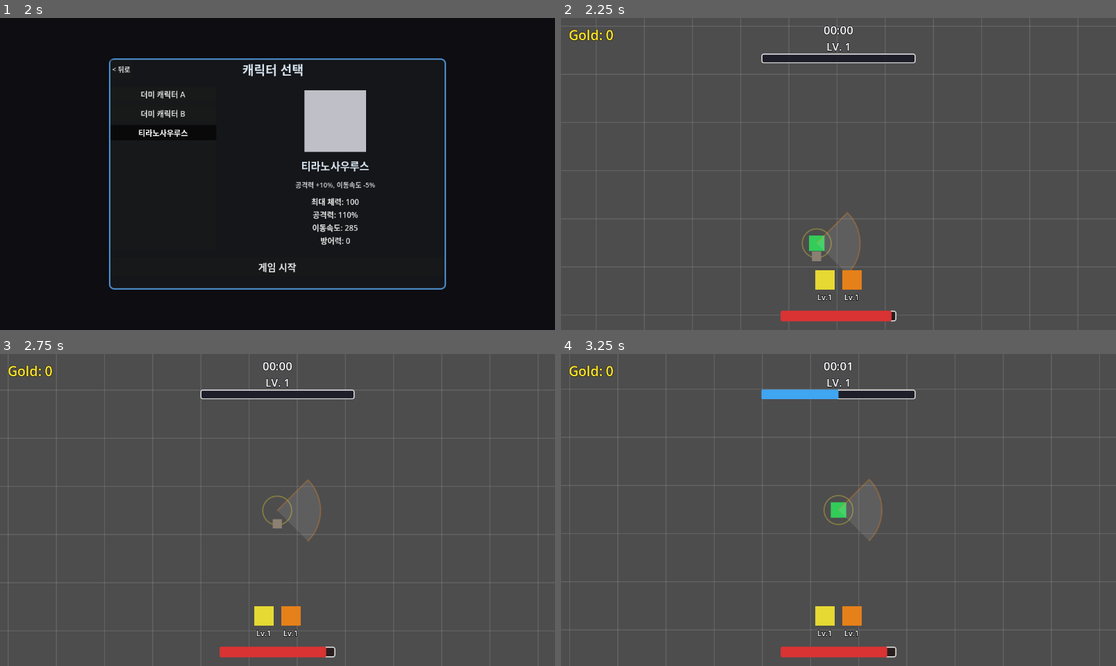
Above: before the commit, frames 1-4 (two rows, left to right).
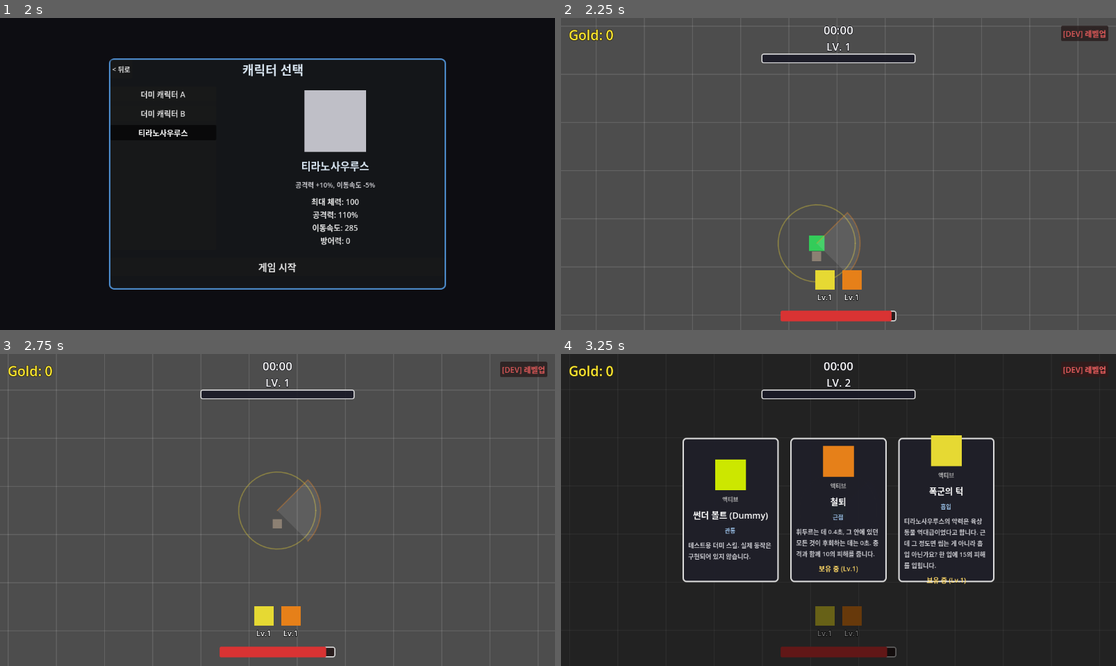
Above: after the commit, the same moments.

Repository: seunnna7/DinoSurvivor
Game: Godot game, scene res://scenes/main/MainMenu.tscn
Two runs of this game, one before a commit and one after it. Both use one fixed random seed, a clock stepped at 60 frames per second and the inputs below.
Inputs (mouse positions are in pixels of both pictures, inside the frame that each line leads up to):
- Up to frame 1 (2 s): click "게임 시작" at 0.5 s; click "티라노사우루스" at 1.25 s
- Up to frame 2 (2.25 s): click "게임 시작" at 2 s
- Up to frame 3 (2.75 s): no input
- Up to frame 4 (3.25 s): click (1082, 369) at 2.75 s, where only the run after the commit has a clickable "[DEV] 레벨업"

Frame 1 is identical in both runs. In frame 2, 0.6% of the frame differs, in the area x 39-99%, y 2-85%; in frame 3, 0.6%; in frame 4, 99%, in the area x 0-100%, y 0-100%.

Commit message:
진화 메커니즘 추가, 만렙 개념 조정, 개발자 도구 추가

Diff:
--- /dev/null
+++ b/dino-survivor-develop/autoload/dev_tools.gd
@@ -0,0 +1,29 @@
+extends CanvasLayer
+## 개발자 전용 디버그 오버레이. 배포(release) 빌드에서는 자동으로 비활성화됩니다.
+## 다른 어떤 파일도 이 노드를 참조하지 않으므로, 이 파일과 project.godot의
+## Autoload 등록 한 줄만 지우면 프로젝트 구조에 아무 영향 없이 완전히 제거됩니다.
+
+var _level_up_button: Button
+
+func _ready() -> void:
+	if not OS.is_debug_build():
+		queue_free()
+		return
+	process_mode = Node.PROCESS_MODE_ALWAYS
+	layer = 100
+
+	_level_up_button = Button.new()
+	_level_up_button.text = "[DEV] 레벨업"
+	_level_up_button.modulate = Color(1, 0.4, 0.4, 1)
+	_level_up_button.process_mode = Node.PROCESS_MODE_ALWAYS
+	_level_up_button.pressed.connect(_on_level_up_pressed)
+	add_child(_level_up_button)
+	_level_up_button.set_anchors_and_offsets_preset(Control.PRESET_TOP_RIGHT, Control.PRESET_MODE_MINSIZE, 16)
+
+## 런(게임 플레이) 화면에서만 보이도록 매 프레임 player 그룹 존재 여부로 토글
+func _process(_delta: float) -> void:
+	_level_up_button.visible = get_tree().get_first_node_in_group("player") != null
+
+## RunState.add_experience()만 호출 — is_game_over 가드 등 기존 레벨업 로직을 그대로 탑니다.
+func _on_level_up_pressed() -> void:
+	RunState.add_experience(RunState.xp_to_next_level())
--- a/dino-survivor-develop/autoload/run_state.gd
+++ b/dino-survivor-develop/autoload/run_state.gd
@@ -6,6 +6,8 @@
 signal leveled_up(new_level: int)                          ## 레벨업 UI가 이 신호를 받아 카드 팝업을 띄움
 signal skill_acquired(data: SkillData)                      ## 스킬 신규 획득 (Lv.1) — HUD가 슬롯을 새로 추가
 signal skill_leveled_up(data: SkillData, new_level: int)    ## 이미 보유한 스킬 레벨업 — HUD가 레벨 텍스트만 갱신
+signal skill_removed(id: StringName)                        ## 진화로 베이스 스킬이 슬롯에서 사라질 때 — HUD가 슬롯 제거
+signal evolution_ready(base_data: SkillData)                ## 스킬이 만렙+진화 옵션 보유 상태가 됐을 때 — EvolutionChoiceUI가 선택 팝업을 띄움
 signal gold_changed(new_total: int)                         ## 골드 HUD가 이 신호를 받아 숫자를 갱신
 signal experience_changed(current: int, needed: int)        ## 레벨/경험치 HUD가 이 신호를 받아 게이지 바를 갱신
 
@@ -21,6 +23,7 @@
 var skill_levels: Dictionary = {}         ## StringName(스킬 id) -> int(레벨)
 
 var is_game_over: bool = false  ## true인 동안 레벨업 카드 팝업 등 다른 일시정지 UI가 뜨지 않도록 막는 용도
+var has_pending_evolution: bool = false  ## 진화 선택 UI가 떠 있는 동안 true — 레벨업 카드가 뒤이어 일시정지를 풀지 않도록 막는 가드
 
 func reset_run() -> void:
 	elapsed_time = 0.0
@@ -30,6 +33,7 @@
 	owned_skills.clear()
 	skill_levels.clear()
 	is_game_over = false
+	has_pending_evolution = false
 
 ## 경험치 젬 등에서 호출. 임계값을 넘으면 레벨업하고 leveled_up을 emit합니다.
 ## 한 번에 여러 레벨을 넘을 수도 있어 while로 처리합니다.
@@ -60,6 +64,15 @@
 func skill_level(id: StringName) -> int:
 	return skill_levels.get(id, 0)
 
+## 진화 등으로 베이스 스킬이 슬롯에서 사라질 때 호출. skill_removed를 emit해 HUD 슬롯도 정리합니다.
+func remove_skill(id: StringName) -> void:
+	skill_levels.erase(id)
+	for i in range(owned_skills.size()):
+		if owned_skills[i].id == id:
+			owned_skills.remove_at(i)
+			break
+	skill_removed.emit(id)
+
 ## 생존시간(elapsed_time) 등 초 단위 값을 "분:초" 형태(예: 03:45)로 표시할 때 공용으로 사용
 static func format_time(total_seconds: float) -> String:
 	var total := int(total_seconds)
--- a/dino-survivor-develop/autoload/skill_database.gd
+++ b/dino-survivor-develop/autoload/skill_database.gd
@@ -2,6 +2,8 @@
 ## Autoload 싱글톤. data/skills/ 안의 모든 SkillData를 자동으로 로드해
 ## 어디서든 조회할 수 있게 해줍니다. 새 스킬 .tres 파일을 추가해도
 ## 이 스크립트를 건드릴 필요가 없습니다 (폴더를 스캔하기 때문).
+## data/skill_evolutions/ 는 의도적으로 스캔하지 않습니다 — 진화형 스킬은
+## 공용 풀에 노출되지 않고 오직 베이스 SkillData.evolutions를 통해서만 참조됩니다 (기획서 4.3).
 
 const SKILLS_PATH := "res://data/skills/"
 
--- a/dino-survivor-develop/autoload/tag_database.gd
+++ b/dino-survivor-develop/autoload/tag_database.gd
@@ -12,6 +12,7 @@
 	&"ranged_spread": "확산",
 	&"suction": "흡입",
 	&"utility": "유틸",
+	&"debuff": "디버프",
 }
 
 ## 매핑에 없는 태그(추가 직후 라벨을 아직 안 붙인 경우 등)는 원본 id를 그대로 보여줌
--- a/dino-survivor-develop/data/enemies/normal_02_cat.tres
+++ b/dino-survivor-develop/data/enemies/normal_02_cat.tres
@@ -9,7 +9,7 @@
 display_name = "고양이"
 stage = 2
 unlock_time = 90.0
-max_health = 32.0
+max_health = 30.0
 move_speed = 105.0
 contact_damage = 7.0
 spawn_interval = 1.2
--- /dev/null
+++ b/dino-survivor-develop/data/skill_evolutions/bite_evo_1.tres
@@ -0,0 +1,19 @@
+[gd_resource type="Resource" script_class="SkillData" format=3]
+
+[ext_resource type="Script" path="res://resource_types/skill_data.gd" id="1"]
+[ext_resource type="PackedScene" path="res://scenes/skills/BiteSkill.tscn" id="2"]
+[ext_resource type="PackedScene" path="res://scenes/skills/BiteHitEffect.tscn" id="3"]
+
+[resource]
+script = ExtResource("1")
+id = &"bite_evo_1"
+display_name = "최상위 포식자"
+species_motif = "티라노사우루스"
+flavor_text = "티라노사우루스의 턱 힘은 나이가 들수록 세진다고 합니다. 이쯤되면 물기가 아니라 그냥 압사 아닌가요? 한 입에 (데미지_숫자)의 피해를 입힙니다."
+tags = Array[StringName](["suction"])
+base_damage = 32.0
+cooldown = 1.0
+max_level = 1
+effect_scene = ExtResource("3")
+logic_scene = ExtResource("2")
+icon_color = Color(1.0, 0.65, 0.05, 1)
--- /dev/null
+++ b/dino-survivor-develop/data/skill_evolutions/bite_evo_2.tres
@@ -0,0 +1,15 @@
+[gd_resource type="Resource" script_class="SkillData" format=3]
+
+[ext_resource type="Script" path="res://resource_types/skill_data.gd" id="1"]
+
+[resource]
+script = ExtResource("1")
+id = &"bite_evo_2"
+display_name = "폭군의 포효"
+species_motif = "티라노사우루스"
+flavor_text = "티라노사우루스의 포효는 반경 수십 미터의 초식동물을 얼어붙게 했다고 합니다. 요즘 회의실에서도 통할 것 같은데요? 포효와 함께 (데미지_숫자)의 피해를 주고, 주변 적을 둔화·약화시킵니다."
+tags = Array[StringName](["burst", "debuff"])
+base_damage = 20.0
+cooldown = 4.0
+max_level = 1
+icon_color = Color(0.55, 0.15, 0.65, 1)
--- a/dino-survivor-develop/data/skills/bite.tres
+++ b/dino-survivor-develop/data/skills/bite.tres
@@ -3,11 +3,13 @@
 [ext_resource type="Script" uid="uid://ni2blacxo802" path="res://resource_types/skill_data.gd" id="1"]
 [ext_resource type="PackedScene" uid="uid://c3s4lcggsl7e6" path="res://scenes/skills/BiteSkill.tscn" id="2"]
 [ext_resource type="PackedScene" uid="uid://ctllic6uoe7cf" path="res://scenes/skills/BiteHitEffect.tscn" id="3"]
+[ext_resource type="Resource" path="res://data/skill_evolutions/bite_evo_1.tres" id="4"]
+[ext_resource type="Resource" path="res://data/skill_evolutions/bite_evo_2.tres" id="5"]
 
 [resource]
 script = ExtResource("1")
 id = &"bite"
-display_name = "물기"
+display_name = "폭군의 턱"
 species_motif = "티라노사우루스"
 flavor_text = "티라노사우루스의 악력은 육상 동물 역대급이었다고 합니다. 근데 그 정도면 씹는 게 아니라 흡입 아닌가요? 한 입에 (데미지_숫자)의 피해를 입힙니다."
 tags = Array[StringName]([&"suction"])
@@ -15,4 +17,5 @@
 cooldown = 0.8
 effect_scene = ExtResource("3")
 logic_scene = ExtResource("2")
+evolutions = Array[ExtResource("1")]([ExtResource("4"), ExtResource("5")])
 icon_color = Color(0.9, 0.85, 0.2, 1)
--- a/dino-survivor-develop/data/skills/mace.tres
+++ b/dino-survivor-develop/data/skills/mace.tres
@@ -3,6 +3,7 @@
 [ext_resource type="Script" uid="uid://ni2blacxo802" path="res://resource_types/skill_data.gd" id="1"]
 [ext_resource type="PackedScene" path="res://scenes/skills/MaceSkill.tscn" id="2"]
 [ext_resource type="PackedScene" path="res://scenes/skills/MaceImpactEffect.tscn" id="3"]
+[ext_resource type="Script" uid="uid://drcumpt1lyw1e" path="res://resource_types/stat_modifier_data.gd" id="4_jjn0y"]
 
 [resource]
 script = ExtResource("1")
@@ -10,8 +11,7 @@
 display_name = "철퇴"
 species_motif = "안킬로사우루스"
 flavor_text = "휘두르는 데 0.4초, 그 안에 있던 모든 것이 후회하는 데는 0초. 충격과 함께 (데미지_숫자)의 피해를 줍니다."
-tags = Array[StringName](["melee"])
-cooldown = 5.0
+tags = Array[StringName]([&"melee"])
 effect_scene = ExtResource("3")
 logic_scene = ExtResource("2")
 icon_color = Color(0.9, 0.5, 0.1, 1)
--- a/dino-survivor-develop/project.godot
+++ b/dino-survivor-develop/project.godot
@@ -26,6 +26,7 @@
 WaveManager="*res://autoload/wave_manager.gd"
 MetaProgress="*res://autoload/meta_progress.gd"
 TagDatabase="*res://autoload/tag_database.gd"
+DevTools="*res://autoload/dev_tools.gd"
 
 [rendering]
 
--- a/dino-survivor-develop/resource_types/skill_data.gd
+++ b/dino-survivor-develop/resource_types/skill_data.gd
@@ -29,6 +29,9 @@
 @export var effect_scene: PackedScene  ## 투사체/이펙트 씬 (있는 경우)
 @export var logic_scene: PackedScene   ## 이 스킬의 실제 동작을 구현한 로직 씬 (SkillInstanceBase 상속). 비어있으면 "더미"(UI에만 존재, 실제 동작 없음)
 
+@export_group("진화")
+@export var evolutions: Array[SkillData] = []  ## 이 스킬이 만렙(Lv5)에 도달했을 때 제시할 진화 선택지 (1~3개, 기획서 4.3/4.5). 진화형 SkillData는 이 배열을 가진 "베이스 스킬"과 달리 data/skill_evolutions/ 에 따로 보관하고 max_level=1로 설정 — 공용 풀(SkillDatabase)에는 스캔되지 않음
+
 @export_group("패시브 효과")
 @export var passive_modifiers: Array[StatModifierData] = []  ## category가 PASSIVE일 때만 사용. 각 항목의 stat_id에 점(.)이 있으면 "태그. …(182 unchanged characters)…
 
--- /dev/null
+++ b/dino-survivor-develop/scenes/ui/EvolutionChoiceUI.tscn
@@ -0,0 +1,33 @@
+[gd_scene load_steps=2 format=3]
+
+[ext_resource type="Script" path="res://scripts/ui/evolution_choice_ui.gd" id="1"]
+
+[node name="EvolutionChoiceUI" type="Control"]
+anchors_preset = 15
+anchor_right = 1.0
+anchor_bottom = 1.0
+grow_horizontal = 2
+grow_vertical = 2
+visible = false
+script = ExtResource("1")
+
+[node name="DimBackground" type="ColorRect" parent="."]
+layout_mode = 1
+anchors_preset = 15
+anchor_right = 1.0
+anchor_bottom = 1.0
+grow_horizontal = 2
+grow_vertical = 2
+mouse_filter = 2
+color = Color(0, 0, 0, 0.55)
+
+[node name="CardRow" type="HBoxContainer" parent="."]
+layout_mode = 1
+anchors_preset = 8
+anchor_left = 0.5
+anchor_top = 0.5
+anchor_right = 0.5
+anchor_bottom = 0.5
+grow_horizontal = 2
+grow_vertical = 2
+theme_override_constants/separation = 24
--- a/dino-survivor-develop/scenes/ui/GameUI.tscn
+++ b/dino-survivor-develop/scenes/ui/GameUI.tscn
@@ -7,6 +7,7 @@
 [ext_resource type="PackedScene" path="res://scenes/ui/GoldHUD.tscn" id="5"]
 [ext_resource type="PackedScene" path="res://scenes/ui/LevelHUD.tscn" id="6"]
 [ext_resource type="PackedScene" path="res://scenes/ui/SurvivalTimerHUD.tscn" id="7"]
+[ext_resource type="PackedScene" path="res://scenes/ui/EvolutionChoiceUI.tscn" id="8"]
 
 [node name="GameUI" type="CanvasLayer"]
 
@@ -16,6 +17,8 @@
 
 [node name="LevelUpUI" parent="." instance=ExtResource("2")]
 
+[node name="EvolutionChoiceUI" parent="." instance=ExtResource("8")]
+
 [node name="GameOverUI" parent="." instance=ExtResource("4")]
 
 [node name="GoldHUD" parent="." instance=ExtResource("5")]
--- a/dino-survivor-develop/scripts/systems/skill_controller.gd
+++ b/dino-survivor-develop/scripts/systems/skill_controller.gd
@@ -24,6 +24,8 @@
 	if RunState.is_skill_owned(id):
 		RunState.skill_levels[id] += 1
 		RunState.skill_leveled_up.emit(data, RunState.skill_levels[id])
+		if RunState.skill_levels[id] >= data.max_level and not data.evolutions.is_empty():
+			RunState.evolution_ready.emit(data)
 		return
 
 	RunState.skill_levels[id] = 1
@@ -34,3 +36,20 @@
 		instance.setup(data, owner_body)
 		_instances[id] = instance
 	RunState.skill_acquired.emit(data)
+
+## 진화 선택 UI에서 하나를 고르면 호출됩니다. 베이스 스킬을 슬롯에서 제거하고
+## 그 자리를 진화형 스킬로 대체합니다 (기획서 4.3).
+func evolve_skill(base_id: StringName, evolution_data: SkillData) -> void:
+	if _instances.has(base_id):
+		_instances[base_id].queue_free()
+		_instances.erase(base_id)
+	RunState.remove_skill(base_id)
+
+	RunState.skill_levels[evolution_data.id] = evolution_data.max_level
+	RunState.owned_skills.append(evolution_data)
+	if evolution_data.logic_scene != null:
+		var instance: SkillInstanceBase = evolution_data.logic_scene.instantiate()
+		add_child(instance)
+		instance.setup(evolution_data, owner_body)
+		_instances[evolution_data.id] = instance
+	RunState.skill_acquired.emit(evolution_data)
--- a/dino-survivor-develop/scripts/systems/skills/bite_skill.gd
+++ b/dino-survivor-develop/scripts/systems/skills/bite_skill.gd
@@ -3,7 +3,7 @@
 ## 사거리 내 가장 가까운 몹 하나를 찾아 데미지를 입힙니다.
 ## 지금은 즉시 데미지만 처리. "흡입" 연출(끌어당기기)은 이후 폴리싱 단계에서 추가 예정.
 
-const RANGE := 30.0
+const RANGE := 80.0
 
 func setup(data: SkillData, body: Node2D) -> void:
 	super.setup(data, body)
--- /dev/null
+++ b/dino-survivor-develop/scripts/ui/evolution_choice_ui.gd
@@ -0,0 +1,47 @@
+extends Control
+## 스킬이 만렙+진화 옵션 보유 상태가 되면 뜨는 진화 선택 팝업.
+## SkillCard를 재사용해 1~3장을 동적으로 배치합니다 (진화 옵션 개수만큼, 기획서 4.3/4.5).
+## 레벨업 카드 선택 직후 곧바로 뜰 수 있어(RunState.has_pending_evolution),
+## 팝업이 떠 있는 동안 게임을 일시정지합니다.
+
+const CARD_SCENE := preload("res://scenes/ui/SkillCard.tscn")
+
+@onready var card_row: HBoxContainer = $CardRow
+
+var _base_data: SkillData
+var _skill_controller: SkillController
+
+func _ready() -> void:
+	process_mode = Node.PROCESS_MODE_ALWAYS
+	visible = false
+	RunState.evolution_ready.connect(_on_evolution_ready)
+
+func _on_evolution_ready(base_data: SkillData) -> void:
+	if RunState.is_game_over:
+		return
+	_base_data = base_data
+	_open()
+
+func _open() -> void:
+	for child in card_row.get_children():
+		child.queue_free()
+	for evolution_data in _base_data.evolutions:
+		var card: SkillCard = CARD_SCENE.instantiate()
+		card_row.add_child(card)
+		card.setup(evolution_data, false)
+		card.selected.connect(_on_evolution_selected)
+	RunState.has_pending_evolution = true
+	visible = true
+	get_tree().paused = true
+
+func _on_evolution_selected(evolution_data: SkillData) -> void:
+	_get_skill_controller().evolve_skill(_base_data.id, evolution_data)
+	visible = false
+	RunState.has_pending_evolution = false
+	get_tree().paused = false
+
+func _get_skill_controller() -> SkillController:
+	if _skill_controller == null:
+		var player := get_tree().get_first_node_in_group("player")
+		_skill_controller = player.get_node("SkillController") as SkillController
+	return _skill_controller
--- a/dino-survivor-develop/scripts/ui/level_up_ui.gd
+++ b/dino-survivor-develop/scripts/ui/level_up_ui.gd
@@ -37,7 +37,9 @@
 	get_tree().paused = true
 
 func _pick_random_skills(count: int) -> Array[SkillData]:
-	var pool := SkillDatabase.get_common_pool_skills()
+	var pool := SkillDatabase.get_common_pool_skills().filter(
+		func(data: SkillData) -> bool: return RunState.skill_level(data.id) < data.max_level
+	)
 	pool.shuffle()
 	var picked: Array[SkillData] = []
 	for i in range(min(count, pool.size())):
@@ -47,7 +49,8 @@
 func _on_card_selected(data: SkillData) -> void:
 	_get_skill_controller().acquire_skill(data.id)
 	visible = false
-	get_tree().paused = false
+	if not RunState.has_pending_evolution:
+		get_tree().paused = false
 
 func _get_skill_controller() -> SkillController:
 	if _skill_controller == null:
--- a/dino-survivor-develop/scripts/ui/skill_card.gd
+++ b/dino-survivor-develop/scripts/ui/skill_card.gd
@@ -27,7 +27,8 @@
 	description_label.text = data.description()
 	owned_label.visible = owned
 	if owned:
-		owned_label.text = "보유 중 (Lv.%d)" % RunState.skill_level(data.id)
+		var level := RunState.skill_level(data.id)
+		owned_label.text = "보유 중 (Lv.Max)" if level >= data.max_level else "보유 중 (Lv.%d)" % level
 
 func _on_pressed() -> void:
 	selected.emit(_data)
--- a/dino-survivor-develop/scripts/ui/skill_hud.gd
+++ b/dino-survivor-develop/scripts/ui/skill_hud.gd
@@ -9,6 +9,7 @@
 func _ready() -> void:
 	RunState.skill_acquired.connect(_on_skill_acquired)
 	RunState.skill_leveled_up.connect(_on_skill_leveled_up)
+	RunState.skill_removed.connect(_on_skill_removed)
 	for data in RunState.owned_skills:
 		_add_slot(data)
 
@@ -28,3 +29,8 @@
 func _on_skill_leveled_up(data: SkillData, new_level: int) -> void:
 	if _slots.has(data.id):
 		_slots[data.id].set_level(new_level)
+
+func _on_skill_removed(id: StringName) -> void:
+	if _slots.has(id):
+		_slots[id].queue_free()
+		_slots.erase(id)
--- a/dino-survivor-develop/scripts/ui/skill_hud_slot.gd
+++ b/dino-survivor-develop/scripts/ui/skill_hud_slot.gd
@@ -5,9 +5,12 @@
 @onready var icon: ColorRect = $Icon
 @onready var level_label: Label = $LevelLabel
 
+var _max_level: int = 5
+
 func setup(data: SkillData, level: int) -> void:
 	icon.color = data.icon_color
+	_max_level = data.max_level
 	set_level(level)
 
 func set_level(level: int) -> void:
-	level_label.text = "Lv.%d" % level
+	level_label.text = "Lv.Max" if level >= _max_level else "Lv.%d" % level
Not shown, added: dino-survivor-develop/autoload/dev_tools.gd.uid
Not shown: 1 places in dino-survivor-develop/scenes/ui/GameUI.tscn that only renumber resources
Not shown, added: dino-survivor-develop/scripts/ui/evolution_choice_ui.gd.uid
Not shown, added: dino-survivor-develop/develop/local_claude_prompt_1.md
